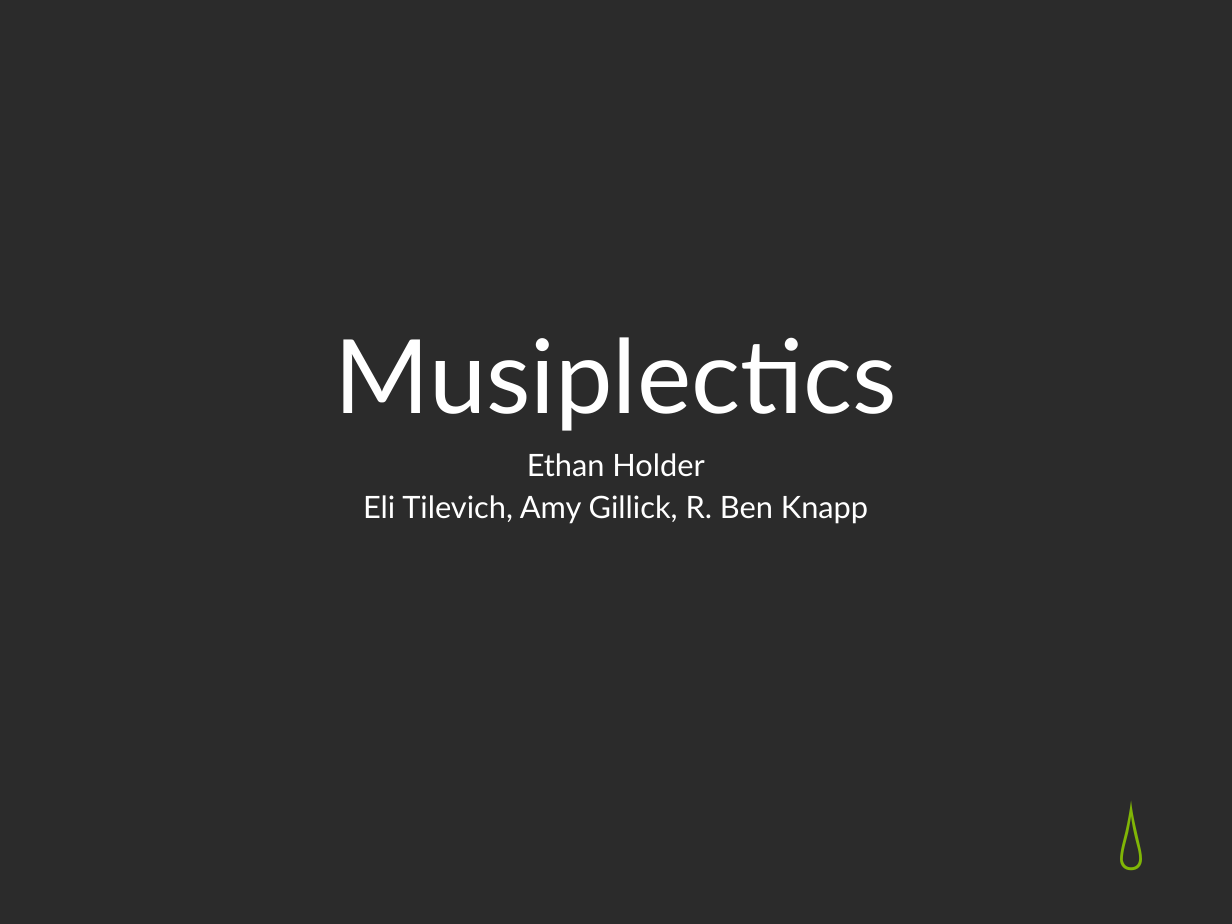
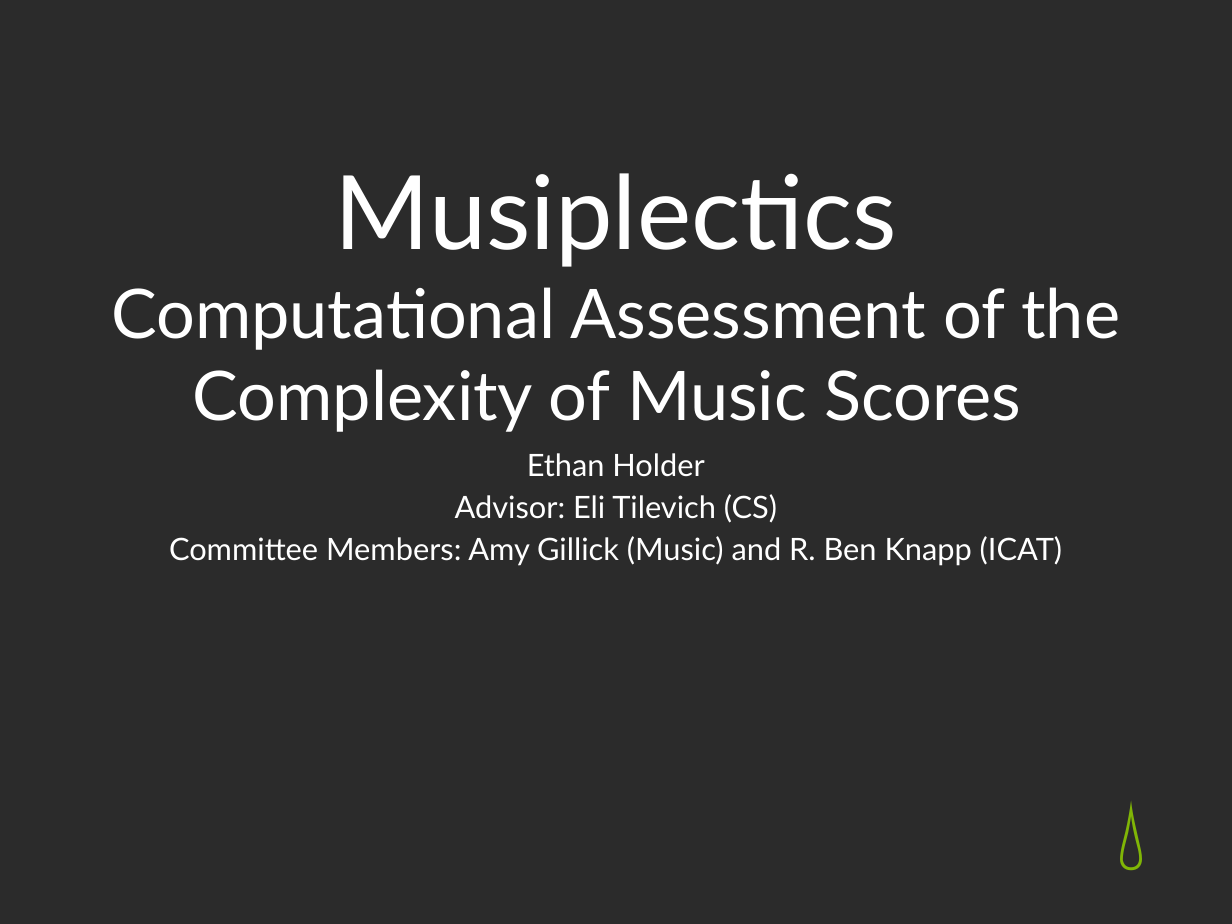
Before and after one commit to xwsxethan/MusicScoring, a slide deck: slide 1 of Documents/Thesis/Knapp Meeting.pptx. Drawn at 1232x924 pixels with LibreOffice and Linux fonts; fonts in the diff are those of the drawing; background and template pictures are left out; a plain dark background stands for a picture behind light text. Boxes give left, top, right and bottom in pixels: in the first picture for what was removed or moved away, otherwise in the second. Text is boxed around its words. In the diff, an @@ line names an element or a change of style, - is before the commit and + after.

```diff
--- a/Documents/Thesis/Knapp Meeting.pptx
+++ b/Documents/Thesis/Knapp Meeting.pptx
@@ title at [112, 173, 1120, 432]: text changed; size 60 to 40 pt @@
-Musiplectics
+Musiplectics
+Computational Assessment of the Complexity of Music Scores
@@ subtitle at [169, 494, 1062, 566]: text changed @@
-Eli Tilevich, Amy Gillick, R. Ben Knapp
+Advisor: Eli Tilevich (CS)
+Committee Members: Amy Gillick (Music) and R. Ben Knapp (ICAT)
```
Also in this commit, not shown: 3 other slides changed, 1 slide added, 1 slide removed.
